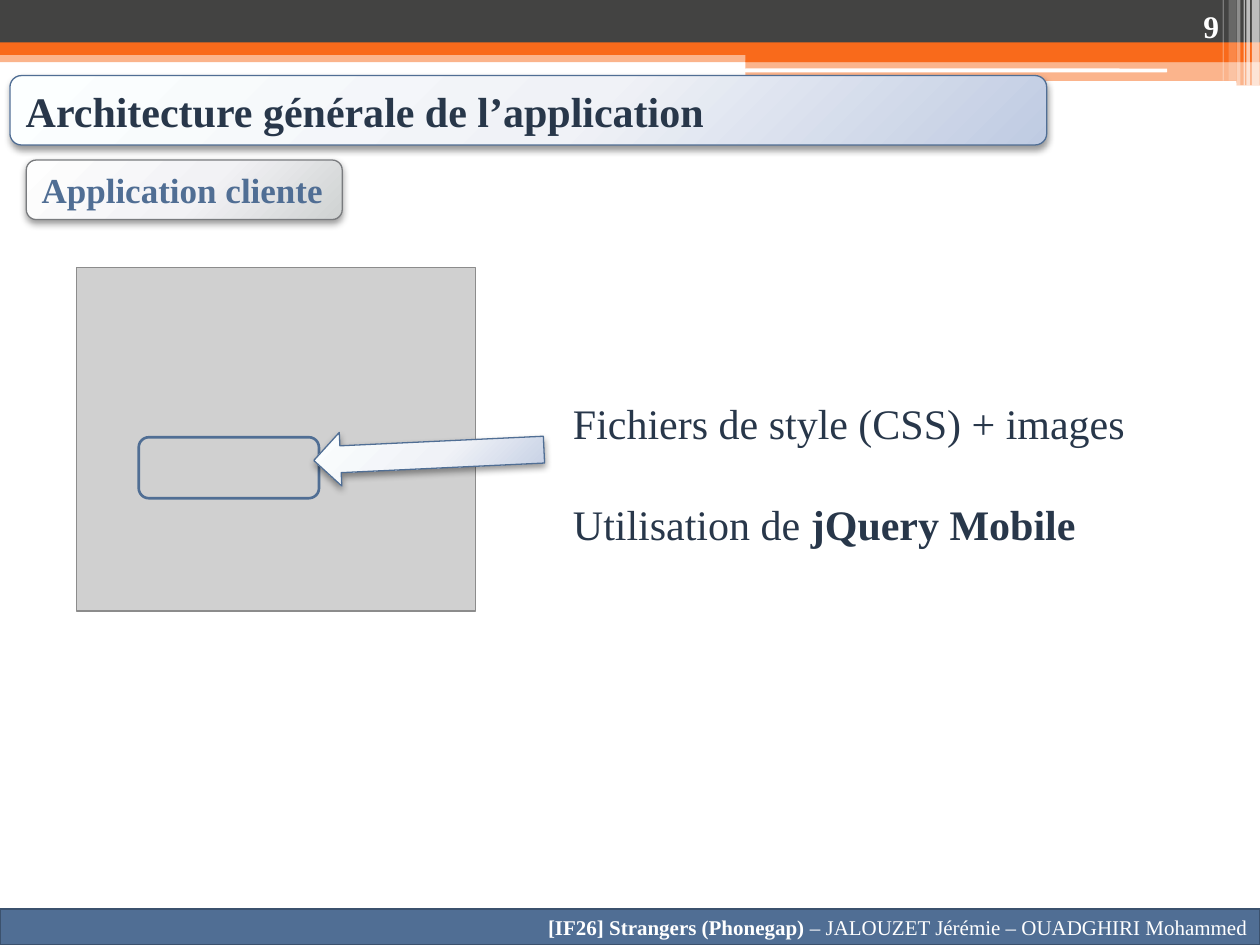
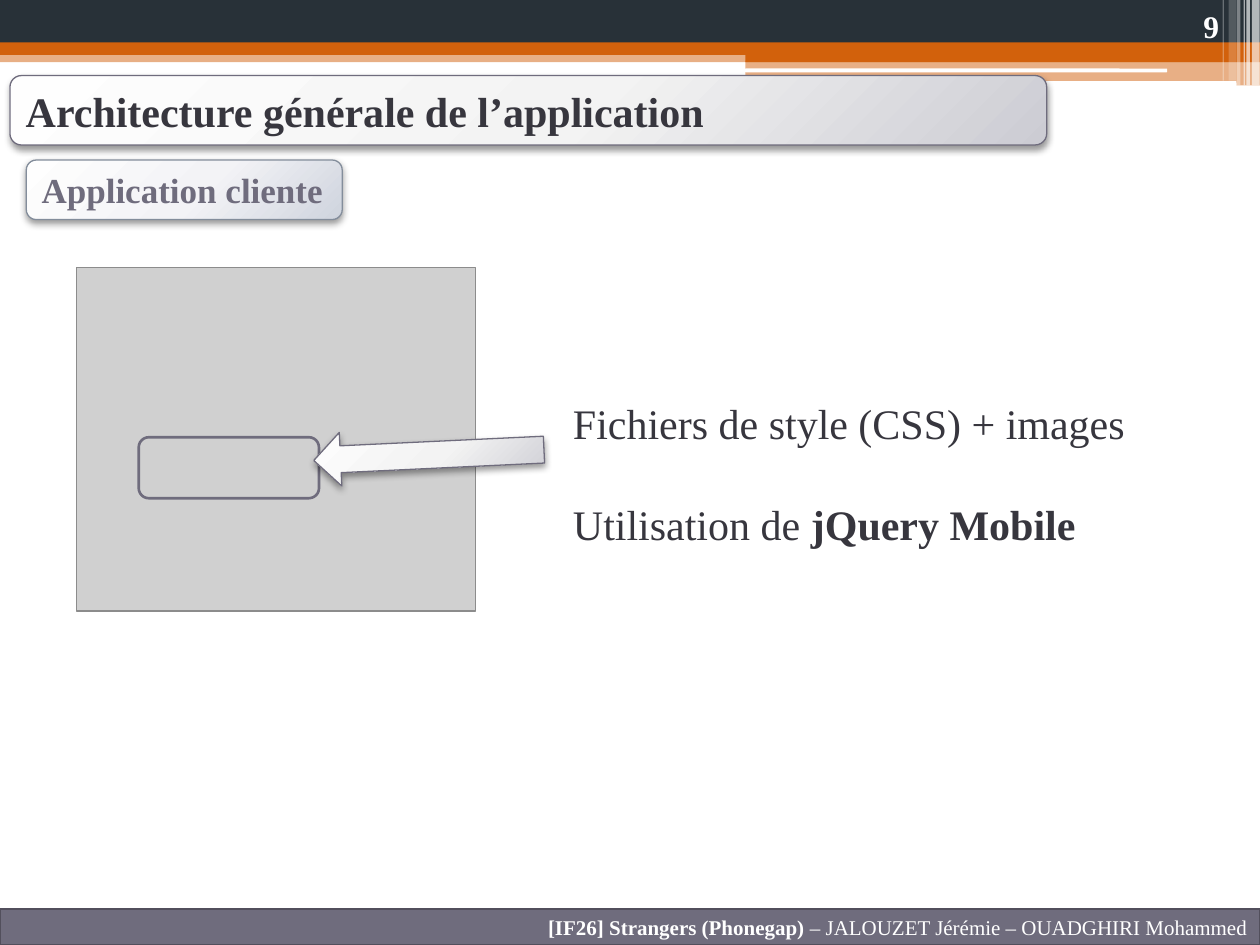
Before and after one commit to Anicky/Strangers-Phonegap, a slide deck: slide 9 of Presentation/Presentation IF26.pptx. Drawn at 1260x945 pixels with LibreOffice and Linux fonts; fonts in the diff are those of the drawing; grey boxes stand for pictures. Boxes give left, top, right and bottom in pixels: in the first picture for what was removed or moved away, otherwise in the second. Text is boxed around its words. In the diff, an @@ line names an element or a change of style, - is before the commit and + after.

```diff
--- a/Presentation/Presentation IF26.pptx
+++ b/Presentation/Presentation IF26.pptx
@@ rectangle at (x1=0, y1=0, x2=1260, y2=43): fill #434342 to #283138 @@
@@ rectangle at (x1=0, y1=50, x2=1260, y2=62): fill #F96A1B at 50% opacity to #D2610C at 50% opacity @@
@@ rectangle at (x1=0, y1=43, x2=1260, y2=55): fill #F96A1B to #D2610C @@
@@ rectangle at (x1=746, y1=49, x2=1260, y2=62): fill #F96A1B to #D2610C @@
@@ rounded rectangle "Architecture générale de l’application" at (x1=10, y1=76, x2=1047, y2=145): text colour #28374A to #38363E; fill gradient #FEFEFE to #F0F3F8 to #BFCBE2 to gradient #FEFEFE to #F3F3F5 to #CDCBD4; outline #506E94 0.75 pt to #6F6C7D 0.75 pt @@
@@ rectangle at (x1=746, y1=60, x2=1260, y2=86): fill #F96A1B at 50% opacity to #D2610C at 50% opacity @@
@@ rounded rectangle "Application cliente" at (x1=26, y1=160, x2=343, y2=219): text colour #506E94 to #6F6C7D; fill gradient #FEFEFE to #F4F4F4 to #D0D1D3 to gradient #FEFEFE to #F3F5F7 to #CED5DE; outline #797B7E 0.75 pt to #838D9B 0.75 pt @@
@@ text "Fichiers de style (CSS) + ..." at (x1=573, y1=410, x2=1125, y2=549): text colour #28374A to #38363E @@
@@ rounded rectangle at (x1=139, y1=437, x2=319, y2=498): outline #506E94 1.5 pt to #6F6C7D 1.5 pt @@
@@ down arrow at (x1=313, y1=423, x2=545, y2=488): fill gradient #FEFEFE to #F0F3F8 to #BFCBE2 to gradient #FEFEFE to #F3F3F5 to #CDCBD4; outline #506E94 0.75 pt to #6F6C7D 0.75 pt @@
@@ rectangle "[IF26] Strangers (Phonegap) – JALOUZET ..." at (x1=0, y1=908, x2=1260, y2=945): fill #506E94 to #6F6C7D; outline #3B516D 1.5 pt to #52505C 1.5 pt @@
```
Also in this commit, not shown: 20 other slides changed, 2 other files.
